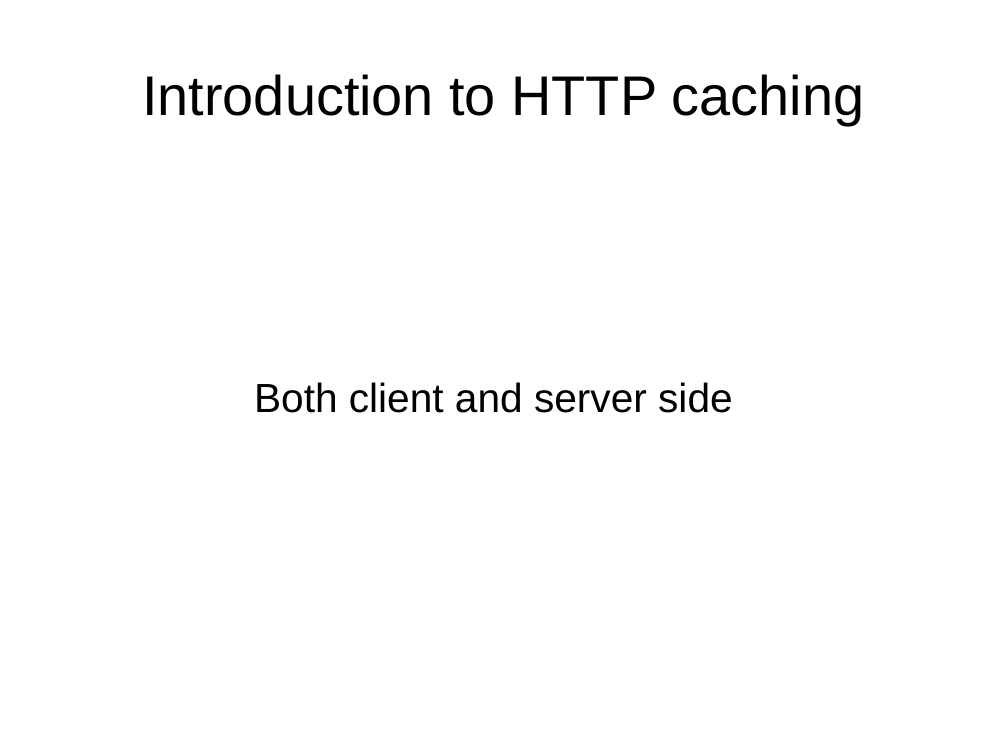
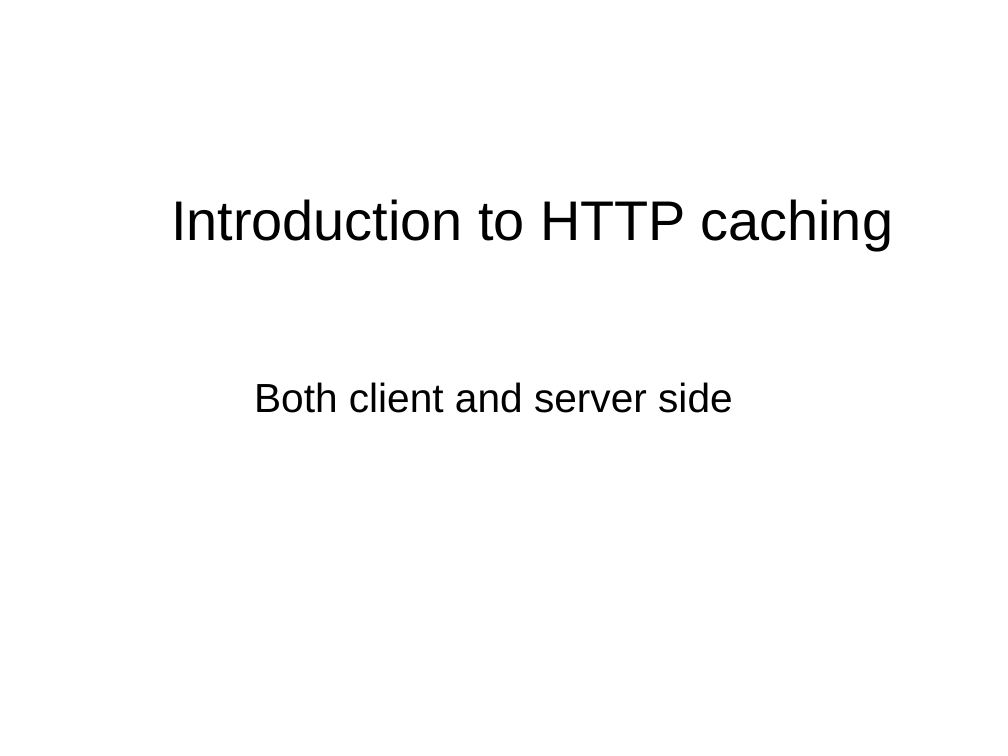
Before and after one commit to tadas-s/rack-cache-rails-demo, a slide deck: slide 1 of gentle-intro-to-client-and-server-side-http-caching.odp. Drawn at 1008x756 pixels with LibreOffice and Linux fonts; fonts in the diff are those of the drawing. Boxes give left, top, right and bottom in pixels: in the first picture for what was removed or moved away, otherwise in the second. Text is boxed around its words. In the diff, an @@ line names an element or a change of style, - is before the commit and + after.

```diff
--- a/gentle-intro-to-client-and-server-side-http-caching.odp
+++ b/gentle-intro-to-client-and-server-side-http-caching.odp
@@ title "Introduction to HTTP caching": place and size @@
-title "Introduction to HTTP caching" at box(142, 74, 865, 125)
+title "Introduction to HTTP caching" at box(171, 199, 894, 250)
```
Also in this commit, not shown: 1 other slide changed, 1 slide added.
